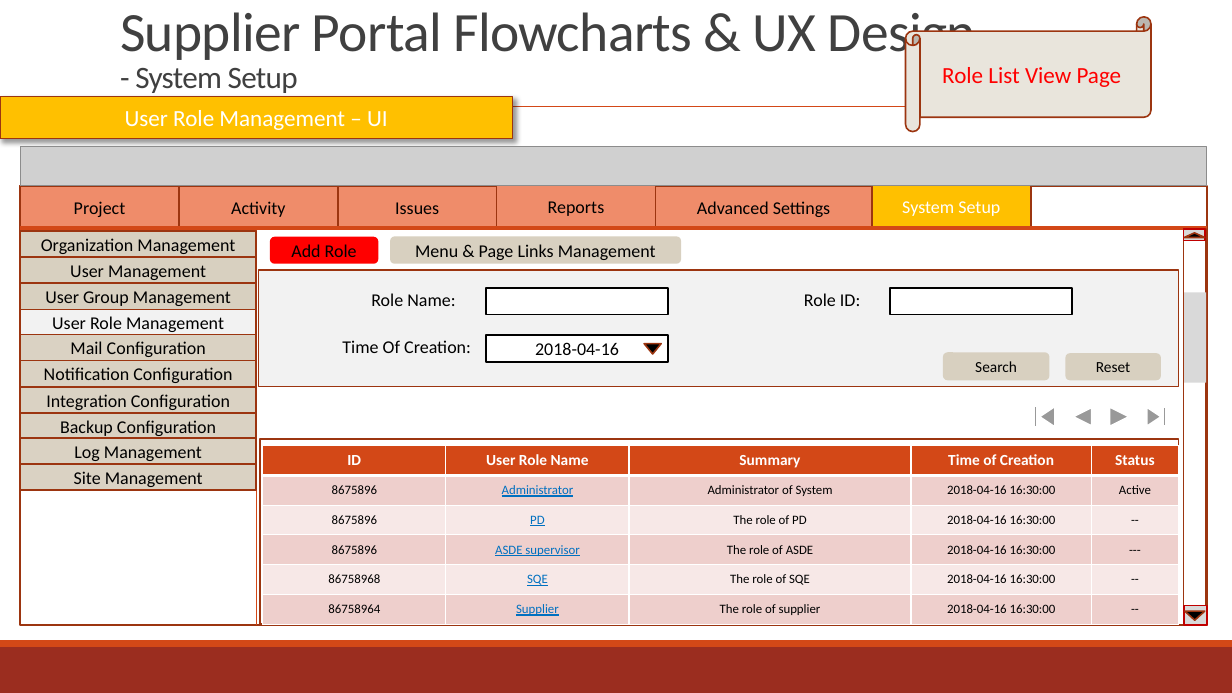
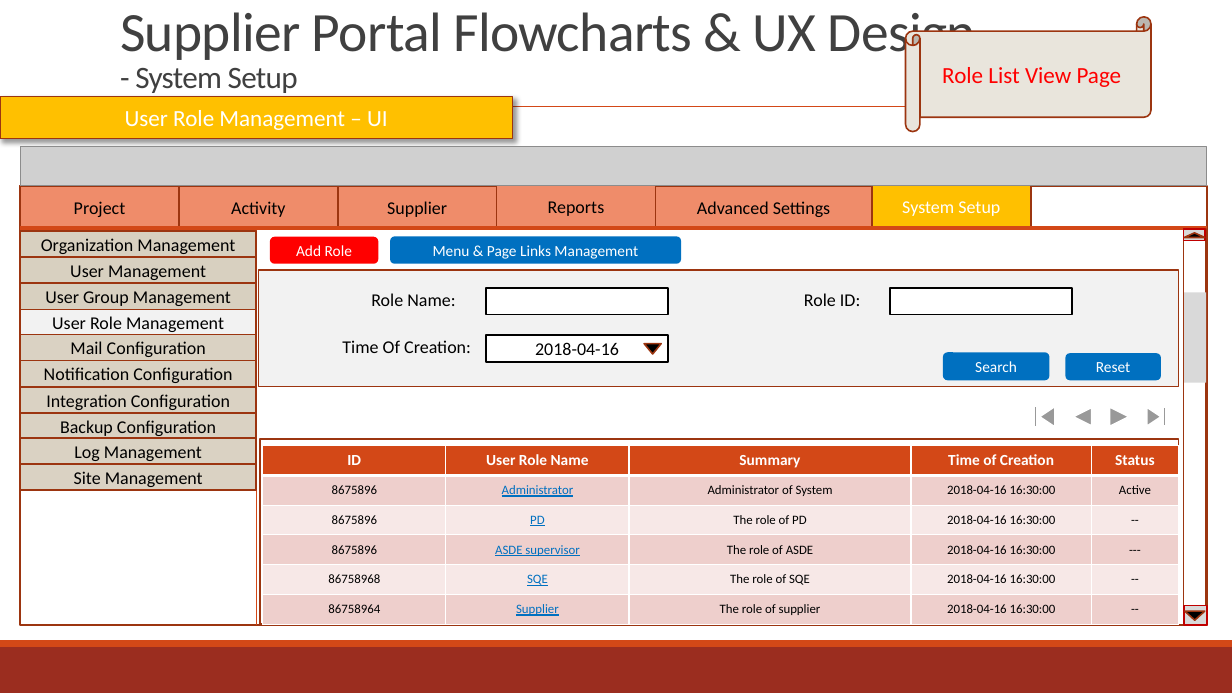
Before and after one commit to zyw9963/YFVE-supplier-portal, a slide deck: slide 35 of projects/YanFeng/02 System Design/User Stories/Flowcharts/Supplier FlowCharts & UX.pptx. Drawn at 1232x693 pixels with LibreOffice and Linux fonts; fonts in the diff are those of the drawing; grey boxes stand for pictures. Boxes give left, top, right and bottom in pixels: in the first picture for what was removed or moved away, otherwise in the second. Text is boxed around its words. In the diff, an @@ line names an element or a change of style, - is before the commit and + after.

```diff
--- a/projects/YanFeng/02 System Design/User Stories/Flowcharts/Supplier FlowCharts & UX.pptx
+++ b/projects/YanFeng/02 System Design/User Stories/Flowcharts/Supplier FlowCharts & UX.pptx
@@ text in rectangle at bbox=[387, 201, 447, 217]: text changed @@
-Issues
+Supplier
@@ rounded rectangle "Add Role" at bbox=[270, 237, 378, 263]: size 14 to 12 pt, text colour #000000 to #FFFFFF @@
@@ rounded rectangle "Menu & Page Links Management" at bbox=[390, 237, 681, 264]: size 14 to 12 pt, text colour #000000 to #FFFFFF; fill #D8D0C0 to #0070C0 @@
@@ rounded rectangle "Search" at bbox=[943, 352, 1049, 380]: text colour #000000 to #FFFFFF; fill #D8D0C0 to #0070C0 @@
@@ rounded rectangle "Reset" at bbox=[1066, 353, 1161, 380]: text colour #000000 to #FFFFFF; fill #D8D0C0 to #0070C0 @@
```
Also in this commit, not shown: 91 other slides changed, 1 slide added, 1 other file.
